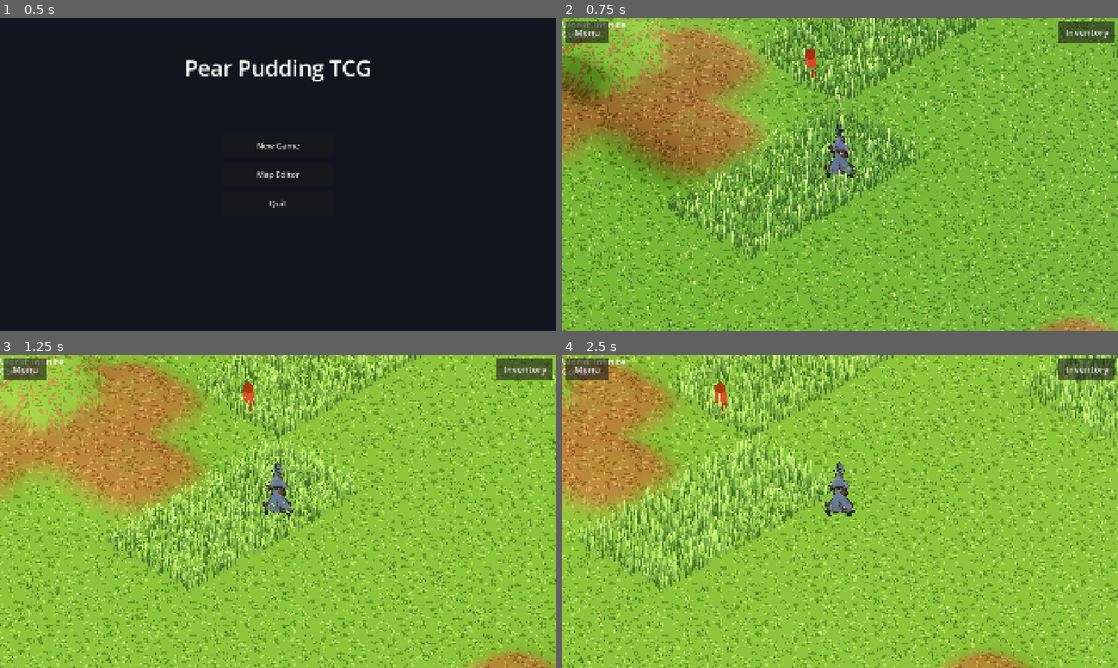
Above: before the commit, frames 1-4 (two rows, left to right).
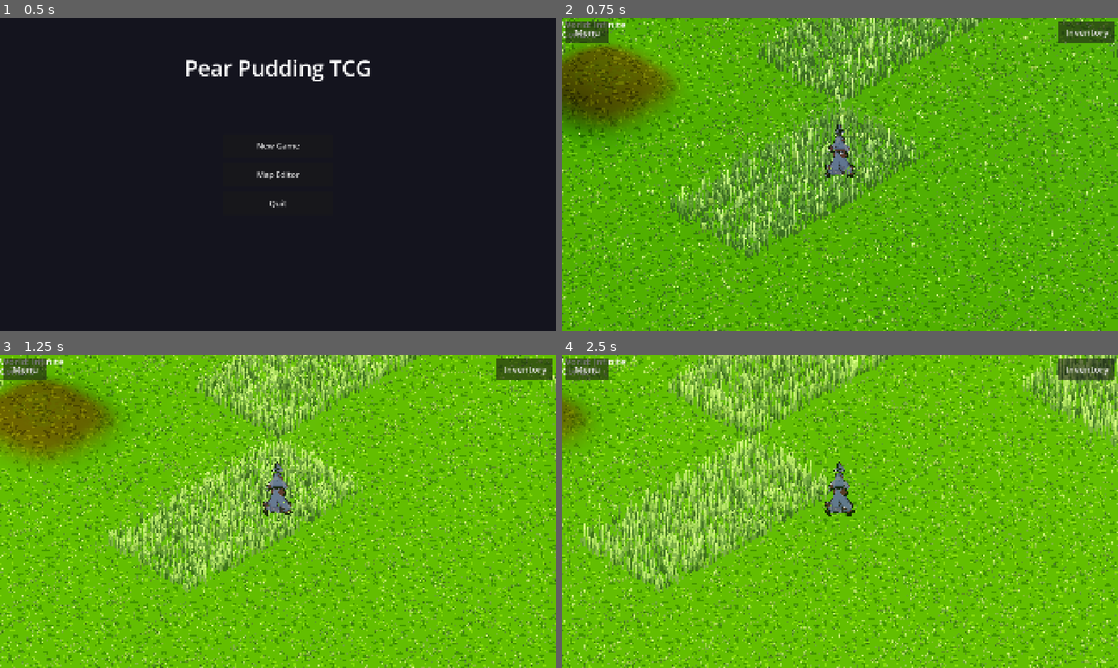
Above: after the commit, the same moments.

Repository: ChrisPauly97/pear-pudding-godot
Game: Godot game, scene res://scenes/ui/MenuScene.tscn
Two runs of this game, one before a commit and one after it. Both use one fixed random seed, a clock stepped at 60 frames per second and the inputs below.
Inputs (mouse positions are in pixels of both pictures, inside the frame that each line leads up to):
- Up to frame 1 (0.5 s): no input
- Up to frame 2 (0.75 s): click "New Game" at 0.5 s
- Up to frame 3 (1.25 s): no input
- Up to frame 4 (2.5 s): tap Enter at 1.25 s; move the mouse to (962, 495) at 1.27 s; hold D (move_right) 1.28-2 s; hold E (interact) 1.28-2 s; click (962, 495) at 1.42 s; tap Space (jump) at 1.52 s; drag from (728, 527) to (812, 574) at 2.02 s

Frame 1 is identical in both runs. In frame 2, 86% of the frame differs, in the area x 0-100%, y 0-100%; in frame 3, 87%; in frame 4, 84%.

Commit message:
Add 5-biome system to procedural world generation
A second low-frequency noise map divides the infinite world into
Flowering Grasslands, Lush Forest, Stark Desert, Scorched Lands, and
Snowy Mountains. Each biome has distinct terrain density/height params,
color tints applied per-chunk via duplicated shader materials, biome-
appropriate enemy pools, and flavour NPC dialogue. The origin safe zone
(≤5 chunks) is always Grasslands so new players start on familiar ground.

https://claude.ai/code/session_013Hi9ZV7gx9m9CLvEqN4CkV

Diff:
--- a/assets/shaders/terrain.gdshader
+++ b/assets/shaders/terrain.gdshader
@@ -16,6 +16,12 @@
 
 // How many times the textures tile per world unit
 uniform float uv_scale : hint_range(0.05, 2.0) = 0.5;
+
+// Per-chunk biome color tints — set per material instance by ChunkRenderer.
+// Default vec3(1,1,1) = no tint (original texture colors).
+uniform vec3 grass_tint = vec3(1.0, 1.0, 1.0);
+uniform vec3 hill_tint  = vec3(1.0, 1.0, 1.0);
+uniform vec3 wall_tint  = vec3(1.0, 1.0, 1.0);
 
 varying float v_blend;      // height ratio [0=flat ground .. 1=hill plateau]
 varying float v_wall;       // 1.0 if this vertex sits on a wall tile
@@ -126,10 +132,20 @@
 	// to treat them as back-faces; overriding NORMAL here fixes that without
 	// needing FRONT_FACING hacks or removing cull_disabled.
 	NORMAL = normalize((VIEW_MATRIX * vec4(normalize(v_normal_world), 0.0)).xyz);
-	ALBEDO = base_col;
+
+	// Biome color tint: walls use wall_tint, hills blend grass→hill, flat stays grass.
+	vec3 tint;
+	if (is_wall) {
+		tint = wall_tint;
+	} else {
+		tint = mix(grass_tint, hill_tint, clamp(v_blend * 2.0, 0.0, 1.0));
+	}
+	vec3 tinted_col = base_col * tint;
+
+	ALBEDO = tinted_col;
 	// Soft emission floor keeps cast shadows from going pitch-black.
 	// Value is below glow_hdr_threshold (0.5) so it won't trigger bloom.
-	EMISSION = base_col * 0.15;
+	EMISSION = tinted_col * 0.15;
 	ROUGHNESS = 0.9;
 	METALLIC = 0.0;
 	SPECULAR = 0.1;
--- a/autoloads/EnemyRegistry.gd
+++ b/autoloads/EnemyRegistry.gd
@@ -1,6 +1,7 @@
 extends Node
 
 const EnemyData = preload("res://data/EnemyData.gd")
+const BiomeDef  = preload("res://game_logic/world/BiomeDef.gd")
 const ENEMY_DIR := "res://data/enemies"
 
 static var _enemies: Dictionary = {}  # id -> EnemyData
@@ -65,3 +66,10 @@
 	elif dist <= 14:
 		return "ghoul_pack"
 	return "undead_elite"
+
+## Selects an enemy type by biome and Manhattan distance from origin.
+## The biome pool defines which enemy families appear; dist picks within the pool.
+static func type_for_biome(biome_id: int, dist: int) -> String:
+	var pool: Array = BiomeDef.ENEMY_POOLS[biome_id]
+	var idx: int = clamp(dist / 8, 0, pool.size() - 1)
+	return pool[idx]
--- /dev/null
+++ b/game_logic/world/BiomeDef.gd
@@ -0,0 +1,70 @@
+extends RefCounted
+
+const GRASSLANDS: int = 0
+const FOREST:     int = 1
+const DESERT:     int = 2
+const SCORCHED:   int = 3
+const MOUNTAINS:  int = 4
+const COUNT:      int = 5
+
+# Per-biome terrain generation parameters.
+# hill_thresh  — noise [0,1] above which a tile becomes TILE_HILL
+# max_hill_h   — maximum hill height in levels
+# freq_scale   — coordinate scale applied to noise sampling (>1 = choppier, <1 = broader)
+const PARAMS: Array = [
+	# GRASSLANDS — open meadows, gentle low hills
+	{"hill_thresh": 0.82, "max_hill_h": 2, "freq_scale": 0.9},
+	# FOREST — dense hills (tall ruins stand like trees)
+	{"hill_thresh": 0.72, "max_hill_h": 3, "freq_scale": 1.1},
+	# DESERT — nearly flat, rare shallow dunes
+	{"hill_thresh": 0.91, "max_hill_h": 1, "freq_scale": 0.8},
+	# SCORCHED — jagged, tall spires
+	{"hill_thresh": 0.70, "max_hill_h": 5, "freq_scale": 1.2},
+	# MOUNTAINS — very hilly, great peaks
+	{"hill_thresh": 0.62, "max_hill_h": 7, "freq_scale": 1.0},
+]
+
+# Flat-ground surface tint per biome (multiplied over base grass texture).
+const GRASS_TINT: Array[Color] = [
+	Color(0.72, 0.94, 0.38),   # Grasslands — bright spring green
+	Color(0.22, 0.50, 0.14),   # Forest      — deep pine green
+	Color(0.87, 0.72, 0.38),   # Desert      — warm sand
+	Color(0.22, 0.09, 0.03),   # Scorched    — charred black-brown
+	Color(0.85, 0.90, 0.96),   # Mountains   — snow white-blue
+]
+
+# Hill surface tint per biome.
+const HILL_TINT: Array[Color] = [
+	Color(0.55, 0.76, 0.28),   # Grasslands
+	Color(0.18, 0.42, 0.10),   # Forest
+	Color(0.74, 0.60, 0.28),   # Desert
+	Color(0.35, 0.14, 0.04),   # Scorched
+	Color(0.58, 0.65, 0.72),   # Mountains
+]
+
+# Wall/ruin surface tint per biome.
+const WALL_TINT: Array[Color] = [
+	Color(0.60, 0.50, 0.35),   # Grasslands — mossy stone
+	Color(0.28, 0.20, 0.12),   # Forest      — dark bark/stone
+	Color(0.80, 0.70, 0.50),   # Desert      — pale sandstone
+	Color(0.16, 0.07, 0.02),   # Scorched    — obsidian/lava rock
+	Color(0.40, 0.45, 0.52),   # Mountains   — dark granite
+]
+
+# Per-biome enemy pool: [near_type, far_type] — indexed by clamp(dist/8, 0, 1).
+const ENEMY_POOLS: Array = [
+	["undead_basic", "undead_horde"],    # Grasslands
+	["undead_horde", "ghoul_pack"],      # Forest
+	["undead_basic", "ghoul_pack"],      # Desert
+	["ghoul_pack",   "undead_elite"],    # Scorched
+	["undead_elite", "undead_elite"],    # Mountains
+]
+
+# NPC dialogue lines per biome.
+const NPC_LINES: Array = [
+	["The flowers here bloom even in winter.", "These fields stretch as far as I can see."],
+	["Stay on the path — the forest has eyes.", "Ancient trees remember everything."],
+	["Water is worth more than gold out here.", "The heat makes you see things."],
+	["Nothing grows here anymore. Nothing good.", "The ground itself is angry."],
+	["One wrong step and it's a long fall.", "The cold keeps the dead quiet. Mostly."],
+]
--- a/game_logic/world/ChunkData.gd
+++ b/game_logic/world/ChunkData.gd
@@ -12,6 +12,7 @@
 var npcs: Array[Dictionary] = []
 var is_generated: bool = false
 var has_entities: bool = false
+var biome_id: int = 0
 
 func _init(p_cx: int = 0, p_cz: int = 0) -> void:
 	cx = p_cx
--- a/game_logic/world/InfiniteWorldGen.gd
+++ b/game_logic/world/InfiniteWorldGen.gd
@@ -1,19 +1,21 @@
 extends RefCounted
 
 const ChunkData = preload("res://game_logic/world/ChunkData.gd")
+const BiomeDef  = preload("res://game_logic/world/BiomeDef.gd")
 const EnemyRegistry = preload("res://autoloads/EnemyRegistry.gd")
 
 const CHUNK_SIZE: int = 16
 const TILE_SIZE: float = 2.0
 
-# Noise thresholds: value is noise mapped to [0, 1]
-const WALL_THRESHOLD: float = 0.88
-const HILL_THRESHOLD: float = 0.76
-
-# Per-chunk noise frequency
+# Base noise frequency — biome freq_scale multiplies the sampling coordinates
 const NOISE_FREQ: float = 0.08
 
-# Cached noise object — same seed & frequency every call, no need to re-create
+# Low-frequency biome noise (large-scale regions)
+const BIOME_NOISE_FREQ: float = 0.015
+# Chunks within this Manhattan distance of origin are always Grasslands
+const SAFE_ZONE_DIST: int = 5
+
+# ── Terrain noise (cached per seed) ────────────────────────────────────────
 static var _cached_noise: FastNoiseLite
 static var _cached_noise_seed: int = -1
 
@@ -27,6 +29,29 @@
 	_cached_noise_seed = world_seed
 	return _cached_noise
 
+# ── Biome noise (cached per seed, separate from terrain noise) ─────────────
+static var _biome_noise: FastNoiseLite
+static var _biome_noise_seed: int = -1
+
+static func _get_biome_noise(world_seed: int) -> FastNoiseLite:
+	if _biome_noise != null and _biome_noise_seed == world_seed:
+		return _biome_noise
+	_biome_noise = FastNoiseLite.new()
+	_biome_noise.noise_type = FastNoiseLite.TYPE_SIMPLEX_SMOOTH
+	_biome_noise.seed = world_seed + 999983
+	_biome_noise.frequency = BIOME_NOISE_FREQ
+	_biome_noise_seed = world_seed
+	return _biome_noise
+
+# Returns the biome ID for a given chunk coordinate.
+static func biome_for_chunk(p_cx: int, p_cz: int, world_seed: int) -> int:
+	var dist: int = abs(p_cx) + abs(p_cz)
+	if dist <= SAFE_ZONE_DIST:
+		return BiomeDef.GRASSLANDS
+	var n: float = _get_biome_noise(world_seed).get_noise_2d(float(p_cx), float(p_cz))
+	var v: float = (n + 1.0) * 0.5   # remap [-1,1] → [0,1]
+	return int(v * float(BiomeDef.COUNT)) % BiomeDef.COUNT
+
 static func _chunk_seed(p_cx: int, p_cz: int, world_seed: int) -> int:
 	return (p_cx * 73856093) ^ (p_cz * 19349663) ^ world_seed
 
@@ -49,23 +74,28 @@
 static func _gen_tile_data(p_cx: int, p_cz: int, world_seed: int) -> RefCounted:
 	var chunk: ChunkData = ChunkData.new(p_cx, p_cz)
 
+	var biome: int = biome_for_chunk(p_cx, p_cz, world_seed)
+	chunk.biome_id = biome
+	var params: Dictionary = BiomeDef.PARAMS[biome]
+	var hill_thresh: float = params["hill_thresh"]
+	var max_hill_h: int = params["max_hill_h"]
+	var freq_scale: float = params["freq_scale"]
+
 	var noise: FastNoiseLite = _get_noise(world_seed)
 
 	for lz in range(CHUNK_SIZE):
 		for lx in range(CHUNK_SIZE):
 			var wtx: int = p_cx * CHUNK_SIZE + lx
 			var wtz: int = p_cz * CHUNK_SIZE + lz
-			# noise returns [-1, 1] — remap to [0, 1]
-			var n: float = noise.get_noise_2d(float(wtx), float(wtz))
-			var v: float = (n + 1.0) * 0.5
-
-			# Walls no longer spawned from noise — ruins are stamped in _gen_ruins instead
-			if v >= HILL_THRESHOLD:
+			# Scale coordinates to simulate frequency variation per biome without mutating shared noise
+			var n: float = noise.get_noise_2d(float(wtx) * freq_scale, float(wtz) * freq_scale)
+			var v: float = (n + 1.0) * 0.5   # remap [-1,1] → [0,1]
+
+			if v >= hill_thresh:
 				chunk.set_tile(lx, lz, IsoConst.TILE_HILL)
-				# Power-curve distribution: most hills short, rare tall mountains
-				# Clamp to [0,1] — noise above WALL_THRESHOLD would overflow without this
-				var hill_factor: float = clamp((v - HILL_THRESHOLD) / (WALL_THRESHOLD - HILL_THRESHOLD), 0.0, 1.0)
-				var hill_h: int = 1 + int(pow(hill_factor, 2.5) * 4.0)
+				# Power-curve: most hills short, rare tall peaks up to max_hill_h
+				var hill_factor: float = clamp((v - hill_thresh) / (1.0 - hill_thresh), 0.0, 1.0)
+				var hill_h: int = 1 + int(pow(hill_factor, 2.5) * float(max_hill_h - 1))
 				chunk.set_height(lx, lz, hill_h)
 			else:
 				chunk.set_tile(lx, lz, IsoConst.TILE_GRASS)
@@ -186,11 +216,13 @@
 	if grass_tiles.is_empty():
 		return
 
-	# 0–2 enemies per chunk, type scaled by Manhattan distance from origin
+	var biome: int = biome_for_chunk(p_cx, p_cz, world_seed)
+	var chunk_dist: int = abs(p_cx) + abs(p_cz)
+	var etype: String = EnemyRegistry.type_for_biome(biome, chunk_dist)
+
+	# 0–2 enemies per chunk
 	var enemy_count: int = rng.randi_range(0, 2)
 	var uid_base: String = "e_%d_%d_" % [p_cx, p_cz]
-	var chunk_dist: int = abs(p_cx) + abs(p_cz)
-	var etype: String = EnemyRegistry.type_for_chunk_dist(chunk_dist)
 	for i in range(enemy_count):
 		var idx: int = rng.randi_range(0, grass_tiles.size() - 1)
 		var tile: Vector2i = grass_tiles[idx]
@@ -219,21 +251,16 @@
 			"opened": false
 		})
 
-	# 0–1 NPC per chunk (~25% chance)
-	var npc_dialogues: Array[String] = [
-		"These ruins have stood longer than anyone can remember.",
-		"Watch yourself out there. The dead don't rest easy.",
-		"I've heard the card traders pass through here sometimes.",
-		"Strange things happen when the fog rolls in.",
-		"The old magic still lingers in these stones.",
-	]
+	# 0–1 NPC per chunk (~25% chance), dialogue chosen per biome
 	if rng.randi_range(0, 3) == 0 and grass_tiles.size() > 0:
 		var idx: int = rng.randi_range(0, grass_tiles.size() - 1)
 		var tile: Vector2i = grass_tiles[idx]
 		var wx: float = float(p_cx * CHUNK_SIZE + tile.x) * TILE_SIZE + TILE_SIZE * 0.5
 		var wz: float = float(p_cz * CHUNK_SIZE + tile.y) * TILE_SIZE + TILE_SIZE * 0.5
+		var lines: Array = BiomeDef.NPC_LINES[biome]
+		var dialogue: String = lines[rng.randi_range(0, lines.size() - 1)]
 		chunk.npcs.append({
 			"id": "n_%d_%d_0" % [p_cx, p_cz],
 			"x": wx, "z": wz,
-			"dialogue": npc_dialogues[rng.randi_range(0, npc_dialogues.size() - 1)],
-		})
+			"dialogue": dialogue,
+		})
--- a/scenes/world/ChunkRenderer.gd
+++ b/scenes/world/ChunkRenderer.gd
@@ -1,7 +1,8 @@
 extends Node3D
 
-const GrassBlades = preload("res://scenes/world/GrassBlades.gd")
-const TerrainMath = preload("res://game_logic/TerrainMath.gd")
+const GrassBlades   = preload("res://scenes/world/GrassBlades.gd")
+const TerrainMath   = preload("res://game_logic/TerrainMath.gd")
+const BiomeDef      = preload("res://game_logic/world/BiomeDef.gd")
 
 # Preload entity scenes once, not per-spawn
 const _EnemyScene        = preload("res://scenes/world/entities/EnemyNPC.tscn")
@@ -85,10 +86,20 @@
 		terrain_mat: ShaderMaterial, terrain_res: Dictionary) -> void:
 	_chunk_data          = chunk_data
 	_chunk_key           = chunk_key
-	_terrain_mat         = terrain_mat
 	_terrain_hmap        = terrain_res["hmap"]
 	_terrain_chunk_world = terrain_res["chunk_world"]
 	position = chunk_data.origin_world()
+
+	# Duplicate the shared template so each chunk has independent shader parameters.
+	var biome: int = chunk_data.biome_id
+	var mat: ShaderMaterial = terrain_mat.duplicate()
+	var gt: Color = BiomeDef.GRASS_TINT[biome]
+	var ht: Color = BiomeDef.HILL_TINT[biome]
+	var wt: Color = BiomeDef.WALL_TINT[biome]
+	mat.set_shader_parameter("grass_tint", Vector3(gt.r, gt.g, gt.b))
+	mat.set_shader_parameter("hill_tint",  Vector3(ht.r, ht.g, ht.b))
+	mat.set_shader_parameter("wall_tint",  Vector3(wt.r, wt.g, wt.b))
+	_terrain_mat = mat
 
 	_apply_terrain_visual(terrain_res)
 	_build_grass(world_scene)
